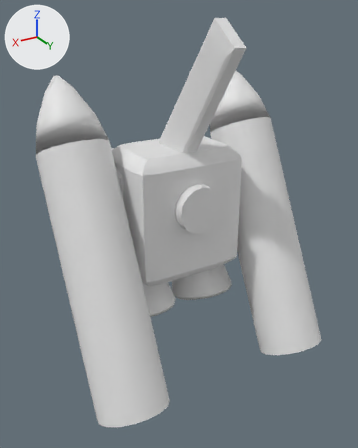
The glTF model models/parts/llm_gen_dorsal_pack_038_3521f0.glb: old version first, new version second.
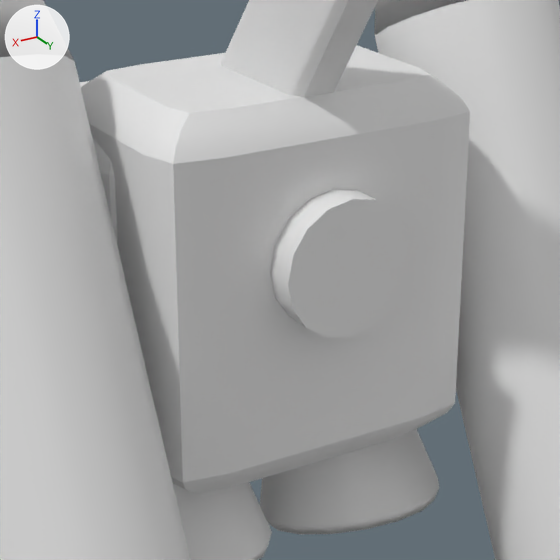
There are two pictures of each version: one whole from a 50 mm camera at (36.1, 73.6, 29.8) aimed at (-0.3, 12.9, -0.5), one close up on the part from 24% to 76% of the width and 27% to 69% of the height. Every picture has the same lights, and +X, +Y and +Z are marked at upper left. The first two pictures are the older version.

Before the edit, the objects in view are built like this:
```python
me_adapter_dorsal_spine_dark = bpy.data.meshes.new('adapter_dorsal_spine_dark')
me_adapter_dorsal_spine_dark.from_pydata(...)  # 114 vertices, 224 faces; spans x -9.5..9.5, y 3.0..13.0, z -10.1..10.1
me_propellant_tank_0_wing_white_l = bpy.data.meshes.new('propellant_tank_0_wing_white_l')
me_propellant_tank_0_wing_white_l.from_pydata(...)  # 34 vertices, 64 faces; spans x -19.4..-9.2, y 4.5..29.8, z -22.8..14.7
me_reactor_optic_core_5_optic_cyan = bpy.data.meshes.new('reactor_optic_core_5_optic_cyan')
me_reactor_optic_core_5_optic_cyan.from_pydata(...)  # a 16-sided cylinder along y spanning x -3.47..3.47, y 17.59..19.83, z 0.61..7.55
ob_adapter_dorsal_spine_dark = bpy.data.objects.new('adapter_dorsal_spine_dark', me_adapter_dorsal_spine_dark)
ob_adapter_dorsal_spine_dark.location = (0.0, 0.0, 0.0)
ob_propellant_tank_0_wing_white_l = bpy.data.objects.new('propellant_tank_0_wing_white_l', me_propellant_tank_0_wing_white_l)
ob_propellant_tank_0_wing_white_l.location = (0.0, 0.0, 0.0)
ob_reactor_optic_core_5_optic_cyan = bpy.data.objects.new('reactor_optic_core_5_optic_cyan', me_reactor_optic_core_5_optic_cyan)
ob_reactor_optic_core_5_optic_cyan.location = (0.0, 0.0, 0.0)
# also in view: 'main_booster_bell_3_vernier_bell_vernier_l' at (-5.6, 11.6, -10.7); 'tank_nose_cone_1_optic_cyan_l' at (-14.3, 8.7, 16.0); 'addon_tail_fin_6_optic_cyan' at (0.0, 16.7, 18.9); 'tank_nose_cone_1_optic_cyan_r' at (14.3, 8.7, 16.0); 'center_reactor_box_4_fuselage' at (0.0, 12.1, 2.0)
```
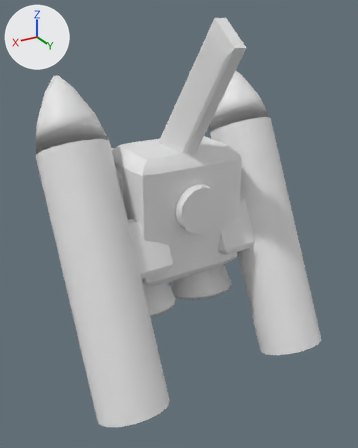
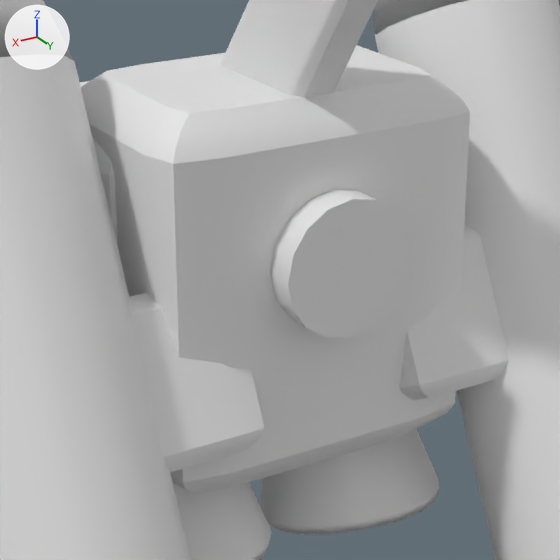
Boxes (x1, y1, x2, y2) around the edits, measured in the close-ups (560 x 560 px):
```json
{"object": "tank_mount_collar_1_adapter_dark_r", "change": "added", "after": [129, 293, 264, 472]}
{"object": "tank_mount_collar_1_adapter_dark_l", "change": "added", "after": [399, 226, 509, 400]}
```

Edits to the scene script, one JSON object a line:
```json
{"op": "add", "block": "me_tank_mount_collar_1_adapter_dark_l", "code": ["me_tank_mount_collar_1_adapter_dark_l = bpy.data.meshes.new('tank_mount_collar_1_adapter_dark_l')", "me_tank_mount_collar_1_adapter_dark_l.from_pydata(...)  # 114 vertices, 224 faces; spans x -15.4..-4.18, y 8.97..19.68, z -7.35..3.27"]}
{"op": "add", "block": "me_tank_mount_collar_1_adapter_dark_r", "code": ["me_tank_mount_collar_1_adapter_dark_r = bpy.data.meshes.new('tank_mount_collar_1_adapter_dark_r')", "me_tank_mount_collar_1_adapter_dark_r.from_pydata(...)  # 114 vertices, 224 faces; spans x 4.18..15.4, y 8.97..19.68, z -7.35..3.27"]}
{"op": "add", "block": "ob_tank_mount_collar_1_adapter_dark_l", "code": ["ob_tank_mount_collar_1_adapter_dark_l = bpy.data.objects.new('tank_mount_collar_1_adapter_dark_l', me_tank_mount_collar_1_adapter_dark_l)", "ob_tank_mount_collar_1_adapter_dark_l.location = (0.0, 0.0, 0.0)"]}
{"op": "add", "block": "ob_tank_mount_collar_1_adapter_dark_r", "code": ["ob_tank_mount_collar_1_adapter_dark_r = bpy.data.objects.new('tank_mount_collar_1_adapter_dark_r', me_tank_mount_collar_1_adapter_dark_r)", "ob_tank_mount_collar_1_adapter_dark_r.location = (0.0, 0.0, 0.0)"]}
```
